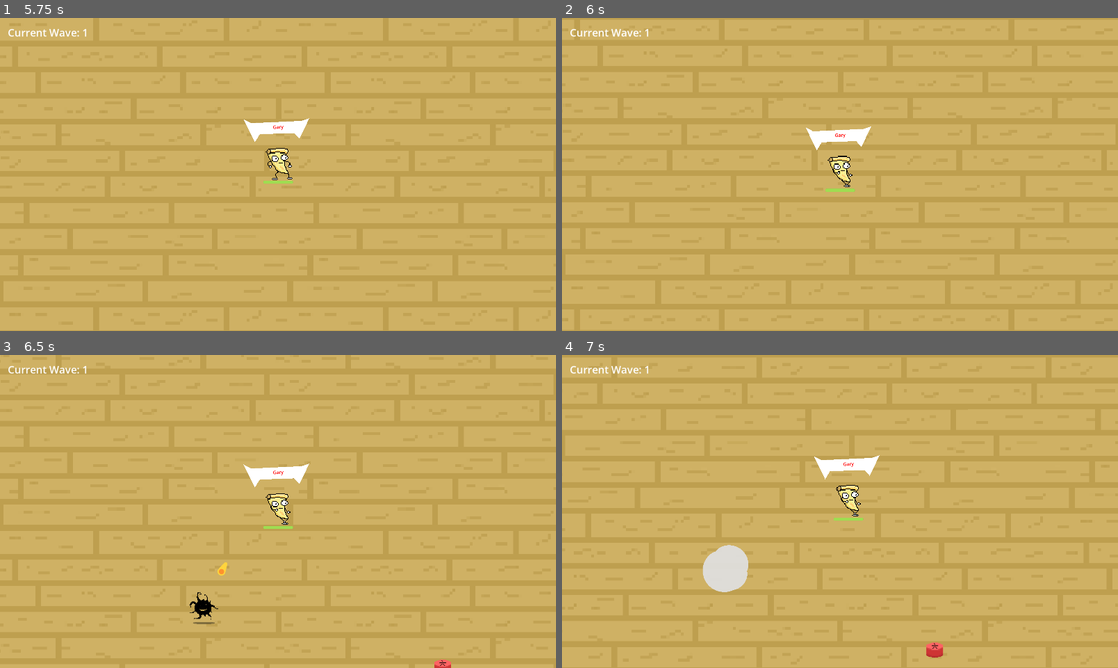
Above: before the commit, frames 1-4 (two rows, left to right).
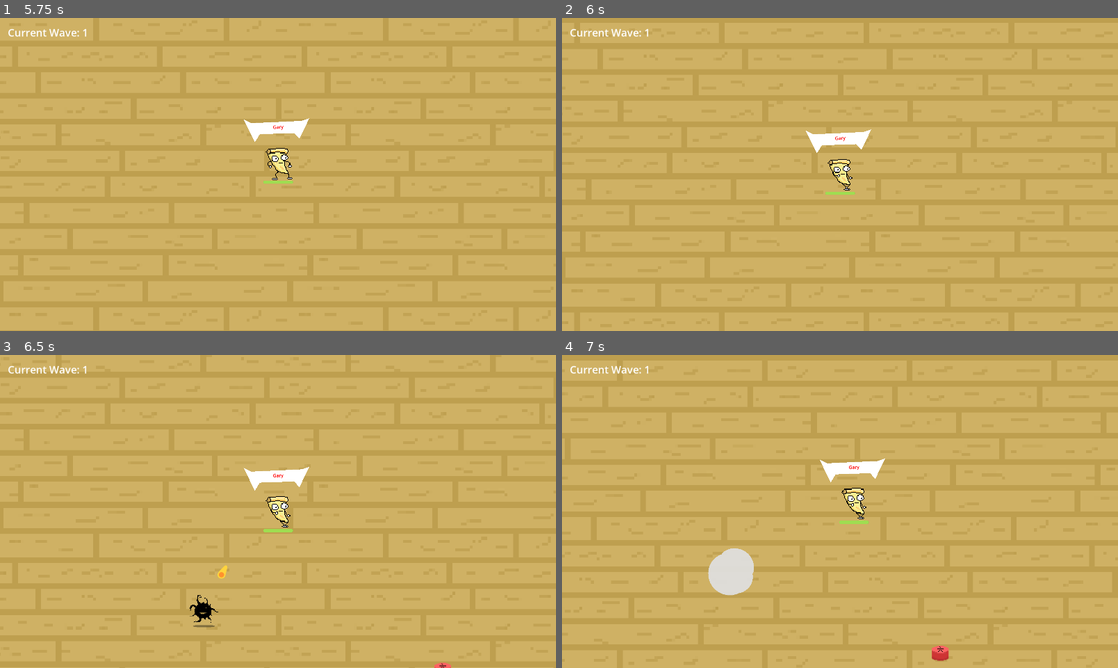
Above: after the commit, the same moments.

Repository: OcksDev/PizzaSurvivors
Game: Godot game, scene res://scenes/menu/splashscreen.tscn
Same seed, same stepped clock (60 frames per second), same inputs: the game is played once before the commit and once after it.
Inputs (mouse positions are in pixels of both pictures, inside the frame that each line leads up to):
- Up to frame 1 (5.75 s): move the mouse to (400, 158) at 0.52 s; hold D (move_right) 0.53-1.28 s; move the mouse to (166, 190) at 1.27 s; hold S (move_down) 1.28-2.03 s; move the mouse to (333, 105) at 2.02 s; hold D (move_right) 2.03-2.78 s; move the mouse to (250, 237) at 2.77 s; hold W (move_up) 2.78-3.53 s; move the mouse to (444, 221) at 3.52 s; hold A (move_left) 3.53-5 s; move the mouse to (111, 127) at 4.27 s; click "Start" at 5 s
- Up to frame 2 (6 s): tap Enter at 5.75 s; move the mouse to (867, 174) at 5.77 s; hold S (move_down) from 5.78 s (still down)
- Up to frame 3 (6.5 s): keep holding S (move_down)
- Up to frame 4 (7 s): move the mouse to (756, 433) at 6.52 s; release S (move_down) at 6.53 s; hold D (move_right) from 6.53 s (still down)

Frame 1 is identical in both runs. In frame 2, 0.6% of the frame differs, in the area x 43-56%, y 34-57%; in frame 3, 0.9%; in frame 4, 1.3%, in the area x 25-70%, y 32-98%.

Commit message:
Added camera drag

Diff:
--- a/scenes/game/player.tscn
+++ b/scenes/game/player.tscn
@@ -97,6 +97,8 @@
 [node name="Camera2D" type="Camera2D" parent="."]
 process_callback = 0
 position_smoothing_enabled = true
+drag_horizontal_enabled = true
+drag_vertical_enabled = true
 drag_left_margin = 0.02
 drag_top_margin = 0.02
 drag_right_margin = 0.02
